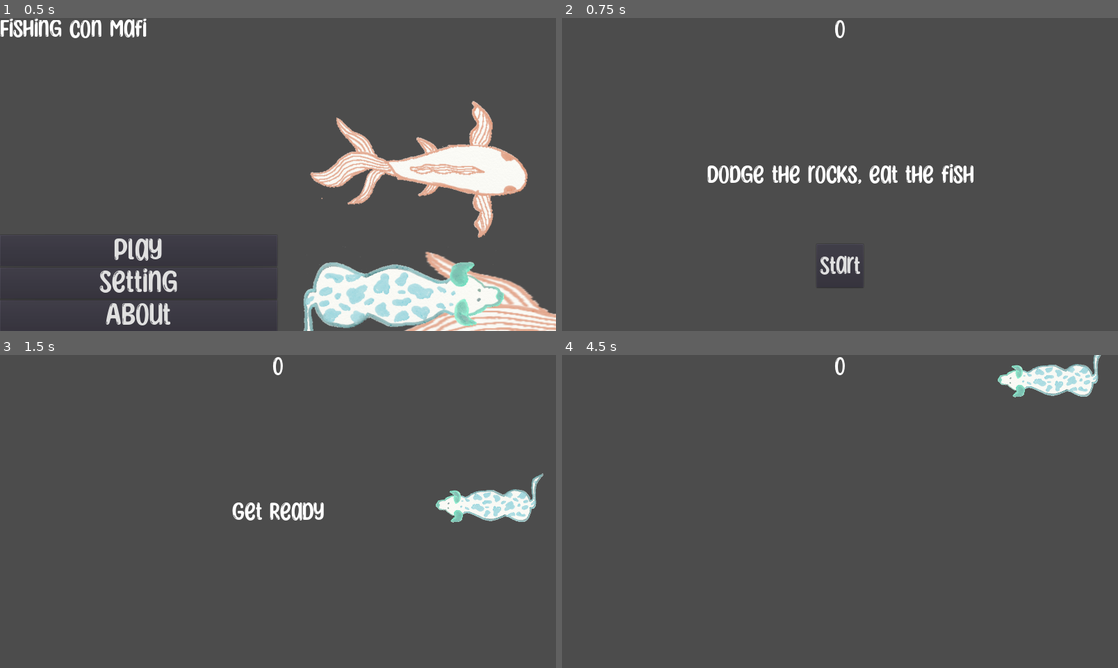
Above: before the commit, frames 1-4 (two rows, left to right).
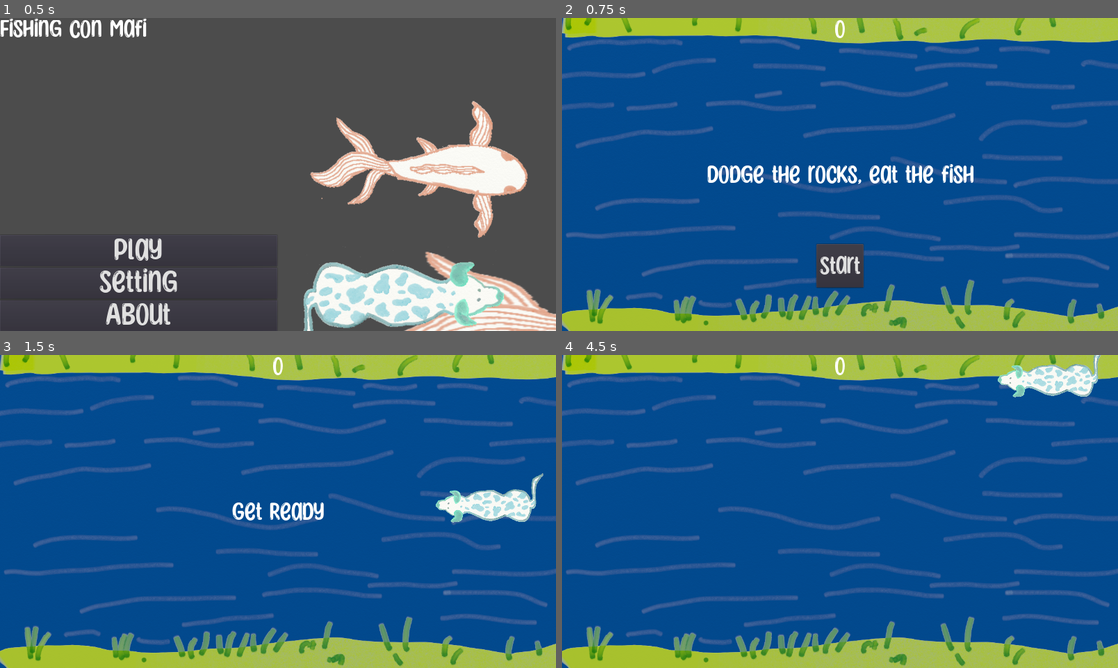
Above: after the commit, the same moments.

Repository: emmdie/dogGame
Game: Godot game, scene res://MainMenu.tscn
Two runs of this game, one before a commit and one after it. Both use one fixed random seed, a clock stepped at 60 frames per second and the inputs below.
Inputs (mouse positions are in pixels of both pictures, inside the frame that each line leads up to):
- Up to frame 1 (0.5 s): no input
- Up to frame 2 (0.75 s): click "Play" at 0.5 s
- Up to frame 3 (1.5 s): click "Start" at 1.25 s
- Up to frame 4 (4.5 s): tap Enter (start_game) at 2, 2.1, 2.85, 3.6, 4.35 s; move the mouse to (962, 495) at 2.02 s; hold Up (move_up) 2.03-2.78 s; move the mouse to (728, 527) at 2.77 s; hold Down (move_down) 2.78-3.53 s; move the mouse to (895, 442) at 3.52 s; hold Up (move_up) from 3.53 s (still down); move the mouse to (812, 574) at 4.27 s

Frame 1 is identical in both runs. In frame 2, 98% of the frame differs, in the area x 0-100%, y 0-100%; in frame 3, 98%; in frame 4, 99%.

Commit message:
use the background image

Diff:
--- a/Main.tscn
+++ b/Main.tscn
@@ -9,6 +9,7 @@
 [ext_resource path="res://assets/music/Prairie Oyster.wav" type="AudioStream" id=7]
 [ext_resource path="res://assets/Sounds/FishCaught.wav" type="AudioStream" id=8]
 [ext_resource path="res://assets/Sounds/GameOver.wav" type="AudioStream" id=9]
+[ext_resource path="res://assets/Fluss.png" type="Texture" id=10]
 
 [sub_resource type="Curve2D" id=1]
 _data = {
@@ -30,6 +31,8 @@
 [node name="TextureRect" type="TextureRect" parent="."]
 anchor_right = 1.0
 anchor_bottom = 1.0
+texture = ExtResource( 10 )
+stretch_mode = 2
 
 [node name="Mafi" parent="." instance=ExtResource( 4 )]
 
Not shown: 1 places in Main.tscn that only renumber resources
Not shown, added: assets/Fluss.png.import
Binary file removed: assets/fluss.png
